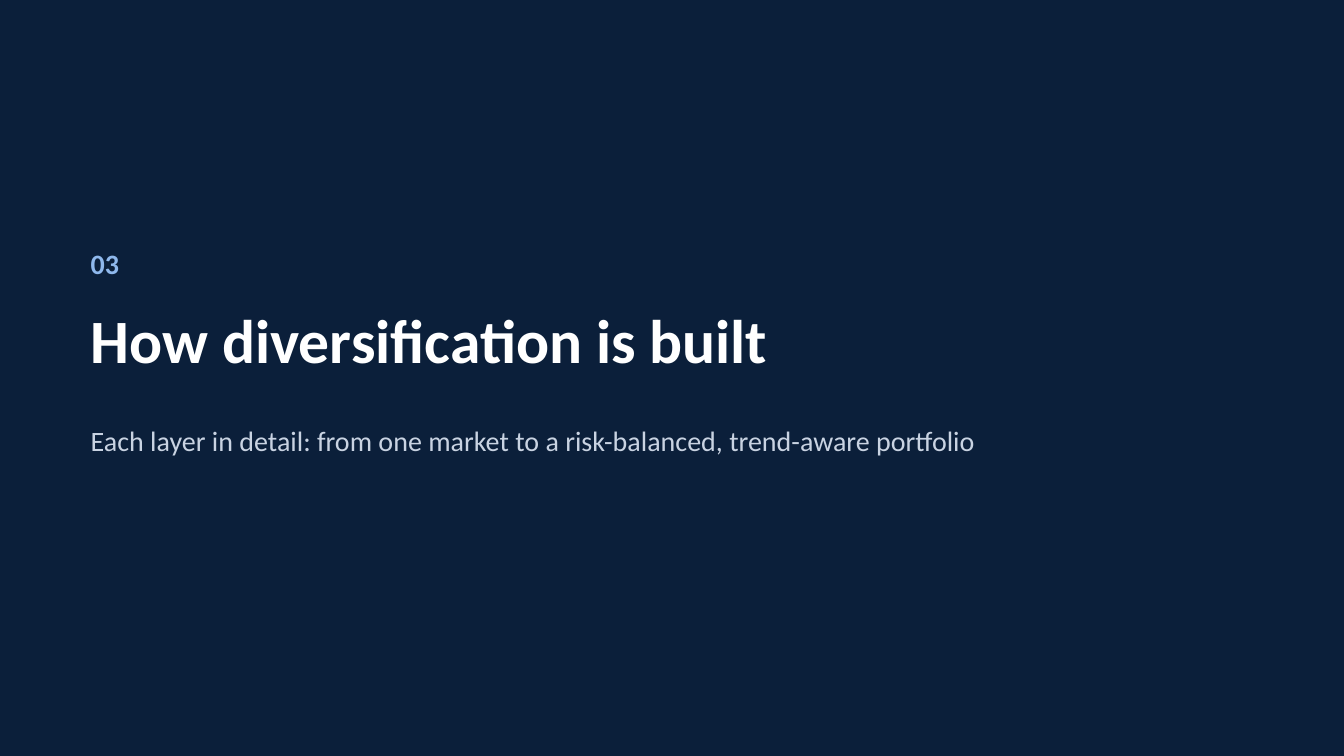
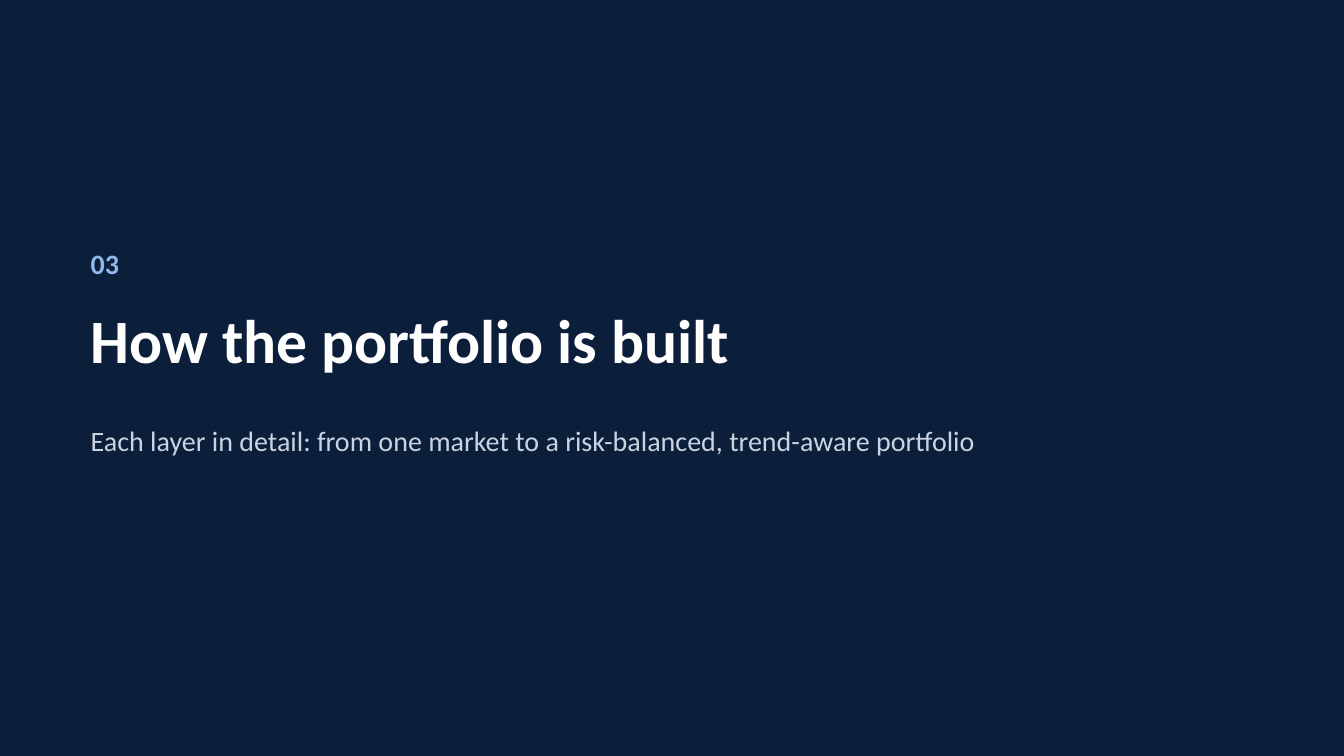
Before and after one commit to Abhatti-123123/carver, a slide deck: slide 14 of carver_presentation.pptx. Drawn at 1344x756 pixels with LibreOffice and Linux fonts; fonts in the diff are those of the drawing. Boxes give left, top, right and bottom in pixels: in the first picture for what was removed or moved away, otherwise in the second. Text is boxed around its words. In the diff, an @@ line names an element or a change of style, - is before the commit and + after.

```diff
--- a/carver_presentation.pptx
+++ b/carver_presentation.pptx
@@ text at [91, 319, 729, 373]: text changed @@
-How diversification is built
+How the portfolio is built
```
Also in this commit, not shown: 26 other slides changed, 1 other file.
